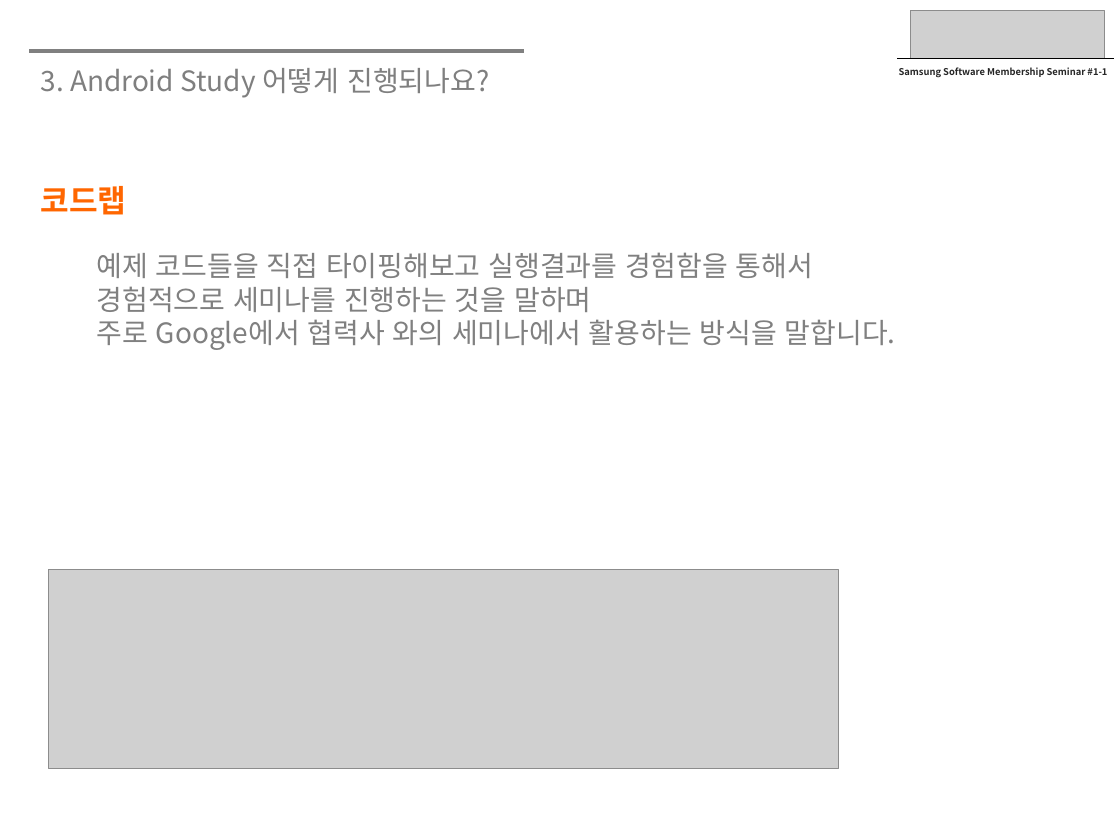
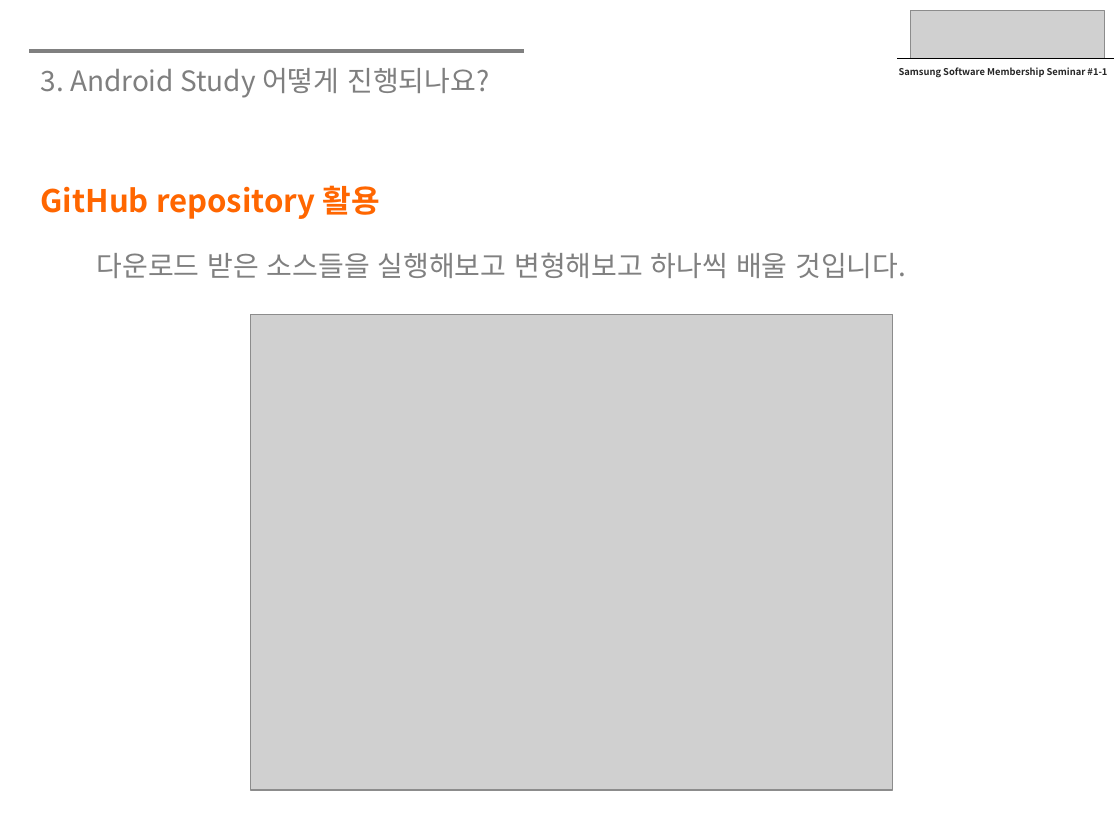
Before and after one commit to yjaeseok/gnssm_android_codelab, a slide deck: slide 9 of docs/1일차-20140326.pptx (slide 6 before the commit). Drawn at 1120x840 pixels with LibreOffice and Linux fonts; fonts in the diff are those of the drawing; grey boxes stand for pictures; background and template pictures are left out. Boxes give left, top, right and bottom in pixels: in the first picture for what was removed or moved away, otherwise in the second. Text is boxed around its words. In the diff, an @@ line names an element or a change of style, - is before the commit and + after.

```diff
--- a/docs/1일차-20140326.pptx
+++ b/docs/1일차-20140326.pptx
@@ text at [41,185,906,278]: text changed @@
-코드랩
-  예제 코드들을 직접 타이핑해보고 실행결과를 경험함을 통해서
-  경험적으로 세미나를 진행하는 것을 말하며
-  주로 Google에서 협력사 와의 세미나에서 활용하는 방식을 말합니다.
+GitHub repository 활용
+  다운로드 받은 소스들을 실행해보고 변형해보고 하나씩 배울 것입니다.
@@ picture added at [251,315,893,791] @@
@@ picture removed at [48,570,838,768] @@
```
Also in this commit, not shown: 3 other slides changed, 32 slides added, 1 slide removed, 48 other files.
